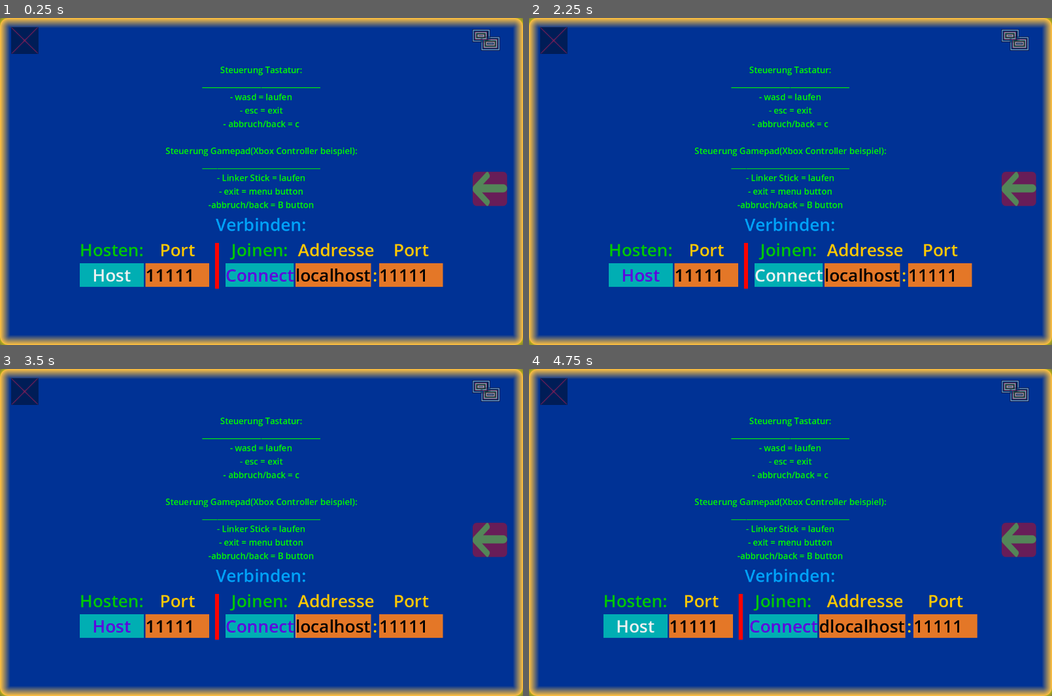
Above: before the commit, frames 1-4 (two rows, left to right).
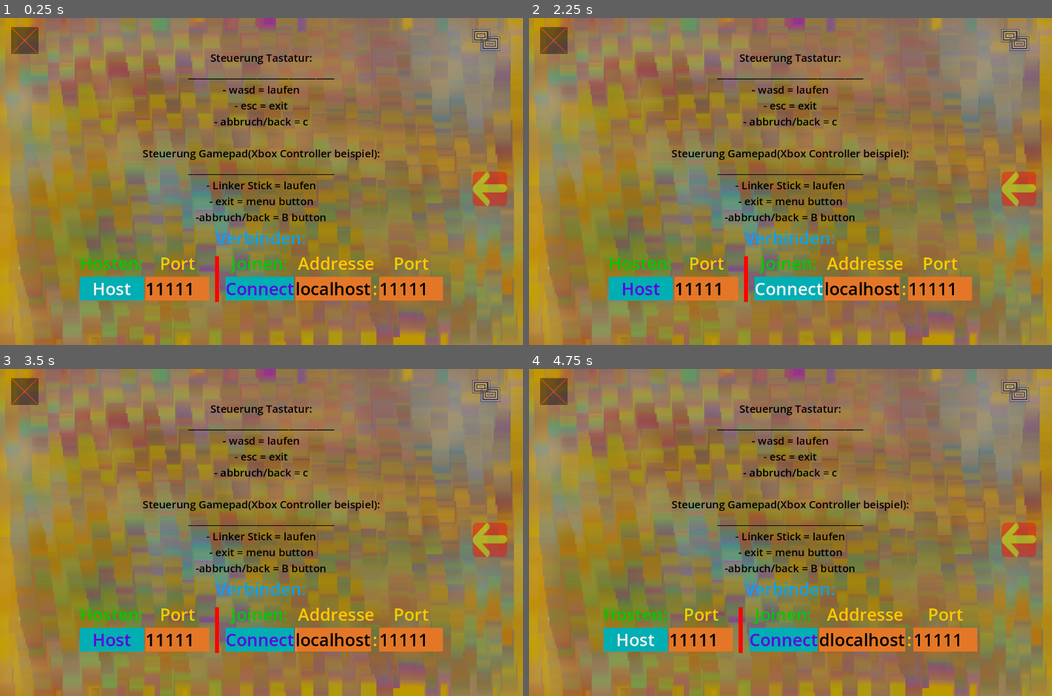
Above: after the commit, the same moments.

Repository: NIK-98/Paint_The_Ground
Game: Godot game, scene res://sceens/main.tscn
The game is run twice, just before and just after one commit, with the same random seed, the same clock (stepped at 60 frames per second) and the same inputs.
Inputs (mouse positions are in pixels of both pictures, inside the frame that each line leads up to):
- Up to frame 1 (0.25 s): no input
- Up to frame 2 (2.25 s): move the mouse to (905, 165) at 0.52 s; hold D (right) 0.53-1.25 s; hold Tab (Info) 0.53-1.25 s; click (905, 165) at 0.67 s; click "Host" at 1.25 s; click "Connect" at 2 s
- Up to frame 3 (3.5 s): move the mouse to (156, 548) at 2.77 s; hold S (down) from 2.78 s (still down); tap Tab (Info) at 2.85 s
- Up to frame 4 (4.75 s): tap Enter at 3.5 s; move the mouse to (842, 460) at 3.52 s; release S (down) at 3.53 s; hold D (right) 3.53-4.28 s; hold Tab (Info) 3.53-4.28 s; tap Space at 4.25 s; move the mouse to (764, 597) at 4.27 s; hold W (up) from 4.28 s (still down); tap Tab (Info) at 4.35 s; click (764, 597) at 4.42 s

The runs differ from the first frame. In frame 1, 98% of the frame differs, in the area x 0-100%, y 0-100%; in frame 2, 98%; in frame 3, 98%; in frame 4, 98%.

Commit message:
main background hinzugefügt

Diff:
--- a/sceens/ui.tscn
+++ b/sceens/ui.tscn
@@ -1,24 +1,13 @@
-[gd_scene load_steps=17 format=3 uid="uid://bm6tjn54utlnw"]
+[gd_scene load_steps=18 format=3 uid="uid://bm6tjn54utlnw"]
 
 [ext_resource type="Script" path="res://scripts/Host.gd" id="1_i02t5"]
 [ext_resource type="Script" path="res://scripts/ui.gd" id="1_jid7m"]
+[ext_resource type="Texture2D" uid="uid://d1jwkv1peoon6" path="res://assets/background/Main.png" id="2_plmyg"]
 
 [sub_resource type="Theme" id="Theme_lp7i3"]
 
-[sub_resource type="StyleBoxFlat" id="StyleBoxFlat_bseex"]
-bg_color = Color(0, 0.196078, 0.584314, 1)
-border_width_left = 25
-border_width_top = 25
-border_width_right = 25
-border_width_bottom = 25
-border_color = Color(1, 0.752941, 0.247059, 1)
-border_blend = true
-corner_radius_top_left = 20
-corner_radius_top_right = 20
-corner_radius_bottom_right = 20
-corner_radius_bottom_left = 20
-shadow_color = Color(0.960784, 0.933333, 0, 0.6)
-shadow_size = 15
+[sub_resource type="StyleBoxTexture" id="StyleBoxTexture_qdq5t"]
+texture = ExtResource("2_plmyg")
 
 [sub_resource type="StyleBoxFlat" id="StyleBoxFlat_qxaaj"]
 bg_color = Color(0, 0.682353, 0.701961, 1)
@@ -90,7 +79,7 @@
 offset_top = -120.0
 offset_right = 984.0
 offset_bottom = 680.0
-theme_override_styles/panel = SubResource("StyleBoxFlat_bseex")
+theme_override_styles/panel = SubResource("StyleBoxTexture_qdq5t")
 
 [node name="CenterContainer" type="CenterContainer" parent="Panel"]
 layout_mode = 2
@@ -100,8 +89,8 @@
 
 [node name="Steuerung" type="Label" parent="Panel/CenterContainer/Net"]
 layout_mode = 2
-theme_override_colors/font_color = Color(0, 1, 0, 1)
-theme_override_font_sizes/font_size = 21
+theme_override_colors/font_color = Color(0, 0, 0, 1)
+theme_override_font_sizes/font_size = 26
 text = "Steuerung Tastatur:
 ________________________________
 - wasd = laufen
Binary file added: assets/background/Main.png
Not shown, added: assets/background/Main.png.import
